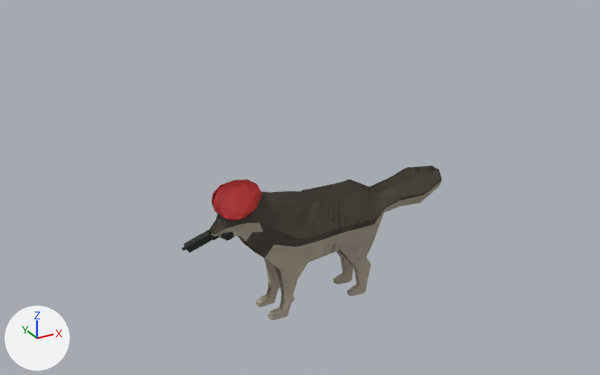
What one commit did to the FBX model Assets/Resources/Mesh/wolf.fbx.
Camera for both pictures: a camera (50 mm lens) standing at (-7.89, -14.06, 9.81) and looking at (-0.07, 0.17, 2.7). Every picture has the same lights, and +X, +Y and +Z are marked at lower left. Where no turn or scale is listed for an object, it has been applied to the vertices. Vertices at the same position are counted once.

The scene before the commit, as lines of its bpy script (objects in view):
```python
me_cube_001 = bpy.data.meshes.new('Cube.001')
me_cube_001.from_pydata(...)  # 9165 vertices, 9160 faces; spans x -2.25..3.45, y -0.57..0.57, z -1.5..1.46
# faces by material slot: [3392, 4832, 256, 680]
me_cube_001.materials.append(mat_material)  # brown #4e483f
me_cube_001.materials.append(mat_material_008)  # grey #b6ab9a
me_cube_001.materials.append(mat_material_009)  # black #0f0e0c
me_cube_001.materials.append(mat_material_014)  # black #030202
me_cube_003 = bpy.data.meshes.new('Cube.003')
me_cube_003.from_pydata(...)  # 8249 vertices, 8224 faces; spans x -2.25..3.45, y -0.57..0.57, z -1.5..1.46
# faces by material slot: [3264, 4704, 256]
me_cube_003.materials.append(mat_material_012)  # brown #4e483f
me_cube_003.materials.append(mat_material_011)  # grey #b6ab9a
me_cube_003.materials.append(mat_material_010)  # black #0f0e0c
me_cube_009 = bpy.data.meshes.new('Cube.009')
me_cube_009.from_pydata(...)  # 171 vertices, 156 faces; spans x -0.553..0.431, y -0.311..0.198, z -0.228..0.206
me_cube_009.materials.append(mat_material_021)  # black #191d18
me_icosphere = bpy.data.meshes.new('Icosphere')
me_icosphere.from_pydata(...)  # 42 vertices, 80 faces; spans x -0.85..0.74, y -0.79..0.91, z -1.31..0.99
me_icosphere.materials.append(mat_material_003)  # red #b02020
ob_beret = bpy.data.objects.new('Beret', me_icosphere)
ob_beret.location = (-1.67, -0.03, 2.86)
ob_beret.rotation_euler = (0.0838, -0.151, -0.214)  # degrees (4.8, -8.7, -12)
ob_beret.scale = (-0.633, -0.633, -0.219)
ob_cube = bpy.data.objects.new('Cube', me_cube_001)
ob_cube.location = (0.0, 0.0, 1.5)
ob_cube_001 = bpy.data.objects.new('Cube.001', me_cube_003)
ob_cube_001.location = (0.0, 0.0, 1.5)
ob_gun = bpy.data.objects.new('Gun', me_cube_009)
ob_gun.location = (-2.23, 0.05, 2.08)
```
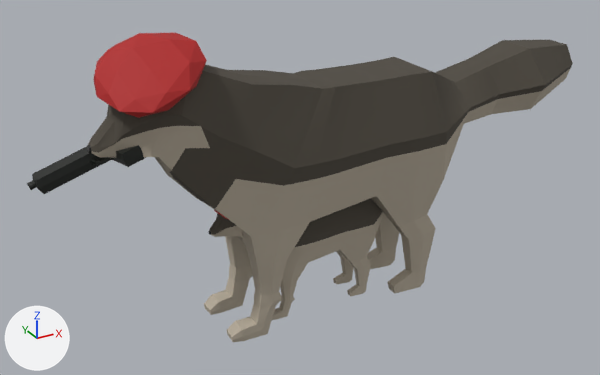
Where the newer file only moved an object's origin or applied its transform, the numbers keep the older frame.

Changed parts and their boxes [x1, y1, x2, y2] in the pictures (600 x 375 px):
'Cube', mesh rescaled (109% wider, 98% taller): before [210, 166, 442, 318]; after [87, 40, 573, 342]
'Beret', reshaped, moved, rescaled, turned: before [212, 179, 262, 221]; after [94, 33, 207, 118]
'Gun', mesh rescaled (122% wider, 108% taller): before [182, 230, 235, 253]; after [27, 145, 146, 194]

The change, as a list of edits to the scene's bpy script:
```text
Change me_cube_001:
    where me_cube_001.from_pydata(...)  # 9165 vertices, 9160 faces; spans x -2.25..3.45, y -0.57..0.57, z -1.5..1.46
    used by ob_cube; location = (0.0, 0.0, 1.5)
    me_cube_001 part 1: the whole mesh is scaled about its middle by 2, then moved by (0.6, 0.0, 1.48)
Change me_icosphere:
    where me_icosphere.from_pydata(...)  # 42 vertices, 80 faces; spans x -0.85..0.74, y -0.79..0.91, z -1.31..0.99
    used by ob_beret; location = (-1.67, -0.03, 2.86); rotation_euler = (0.0838, -0.151, -0.214), in degrees (4.8, -8.7, -12); scale = (-0.633, -0.633, -0.219)
    me_icosphere part 2: the whole mesh is multiplied about its middle by the matrix ((-0.611, -0.126, 0.036), (0.133, -0.618, 0.011), (-0.095, -0.052, -0.216)), then moved by (-1.59, -0.14, 3.05)
Change me_cube_009:
    where me_cube_009.from_pydata(...)  # 171 vertices, 156 faces; spans x -0.553..0.431, y -0.311..0.198, z -0.228..0.206
    used by ob_gun; location = (-2.23, 0.05, 2.08)
    me_cube_009 part 3: the whole mesh is scaled about its middle by 2, then moved by (-2.289, -0.005, 2.066)
Change ob_beret:
    ob_beret.rotation_euler: (0.0838, -0.151, -0.214) -> (0.0, 0.0, 0.0)  # degrees (4.8, -8.7, -12) -> degrees (0, 0, 0)
    ob_beret.location: (-1.67, -0.03, 2.86) -> (0.0, 0.0, 0.0)
    ob_beret.scale: (-0.633, -0.633, -0.219) -> (2.0, 2.0, 2.0)
```
